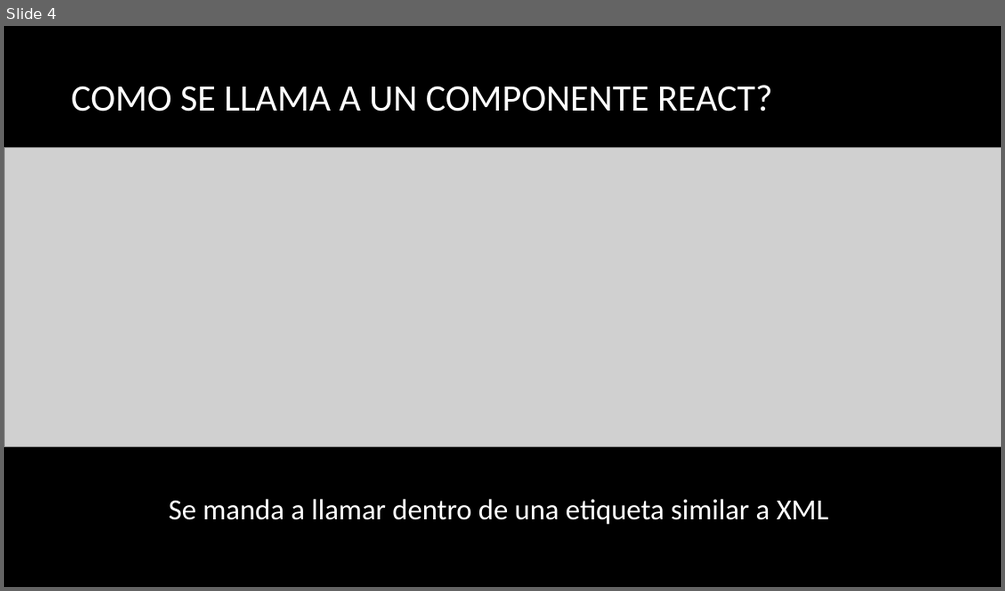
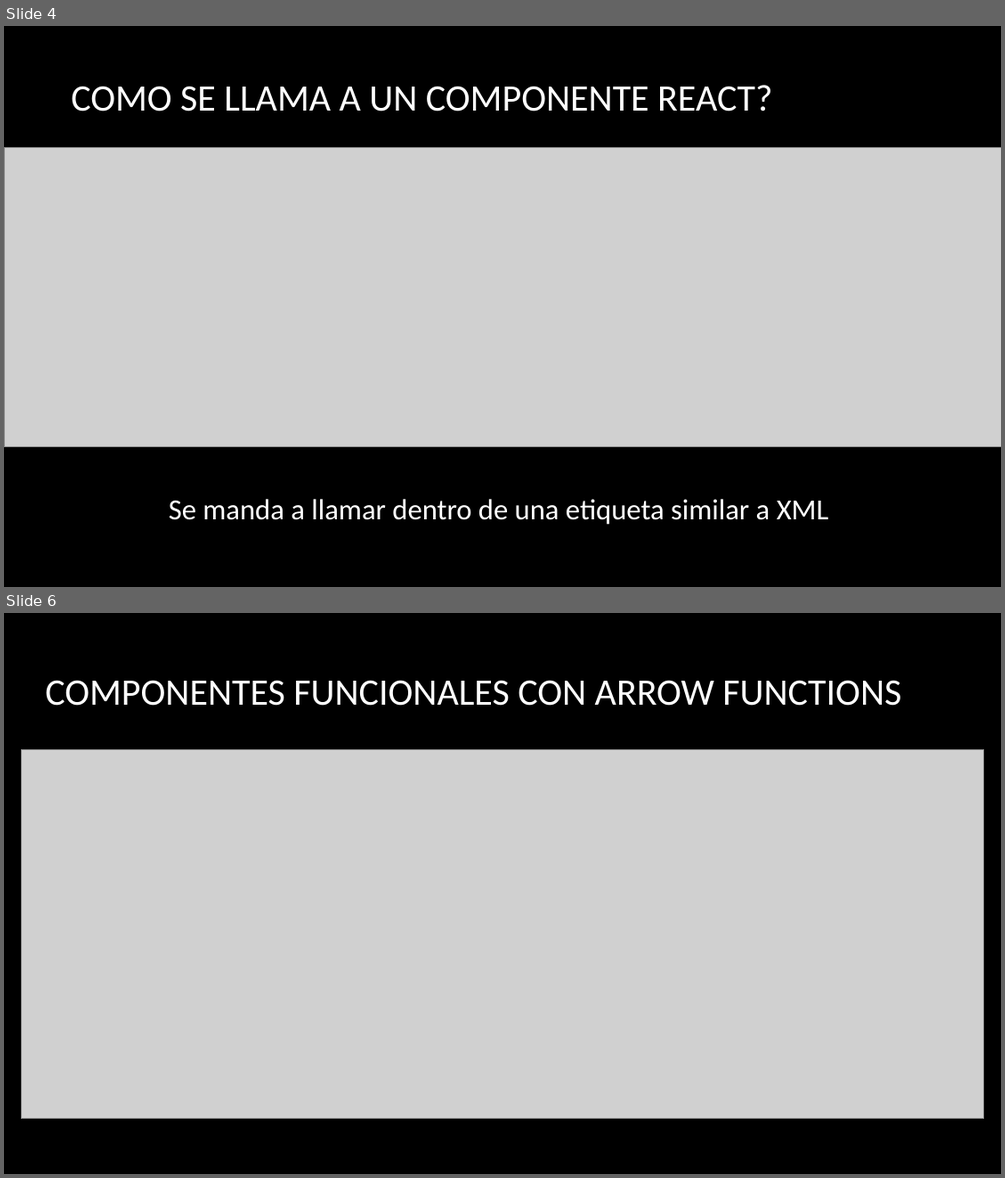
Before and after one commit to ProfeSantiago/ReactJS, a slide deck: 2) Componentes React.pptx. Shown one above the other, each under a label of ours: slide 4 before the commit, slides 4 and 6 after it; the slides between them are not shown. The pictures are 1005x591 and 1005x1178 pixels, drawn with LibreOffice and Linux fonts; fonts in the diff are those of the drawing; grey boxes stand for pictures; background and template pictures are left out. Boxes give left, top, right and bottom in pixels: in the first picture for what was removed or moved away, otherwise in the second. Text is boxed around its words. In the diff, an @@ line names an element or a change of style, - is before the commit and + after.

```diff
--- a/2) Componentes React.pptx
+++ b/2) Componentes React.pptx
@@ slide 6 added at [4, 613, 1001, 1174], background picture (left out) @@
@@ title added at [45, 680, 901, 706], 36 pt, text #FFFFFF @@
+COMPONENTES FUNCIONALES CON ARROW FUNCTIONS
@@ picture added at [21, 750, 985, 1119] @@
```
Also in this commit, not shown: 3 slides changed, 2 other slides added, 9 other files.
